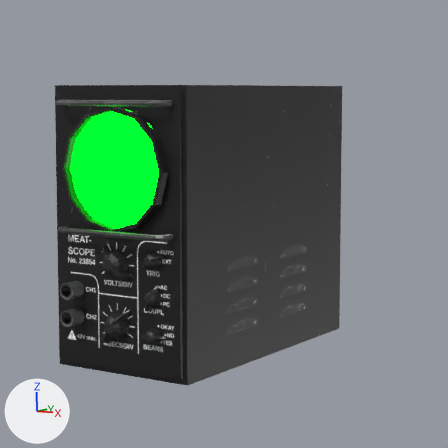
The Blender file Assets/Models/blend/scope.blend as it was, and as the next commit left it.
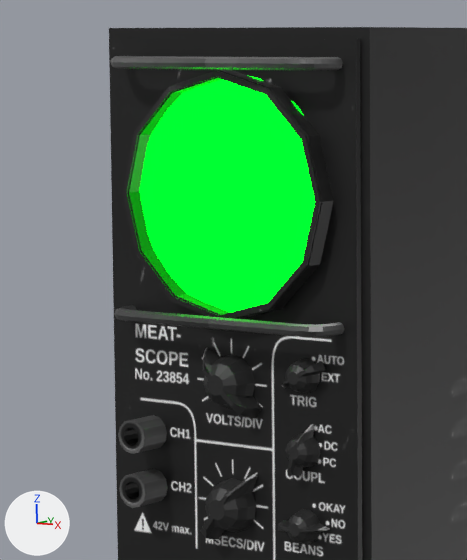
The first picture shows the older version from the file's camera 'Camera'. The close-ups show both versions on the part from 0% to 53% of the width and 16% to 79% of the height of that picture; other places that the commit changed are outside them. Lighting does not change. The marker at lower left points along +X, +Y and +Z.
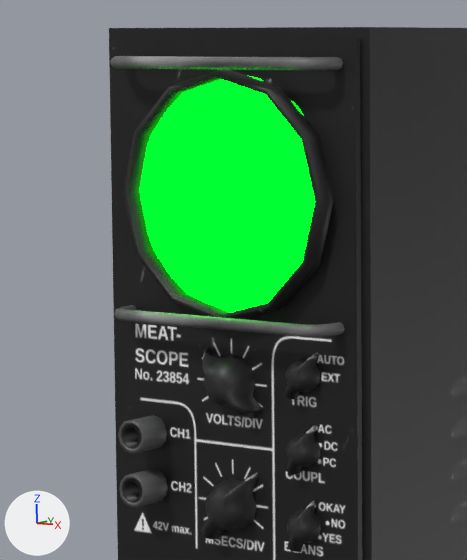
Location of each change, [x1, y1, x2, y2] in pixels of the close-ups (467 x 560 px):
part 1 of me_cube_001, cut back: before [140, 56, 330, 544]; after [113, 53, 346, 556]
part 2 of me_cube_001, surface changed: [113, 56, 344, 392] in both
part 3 of me_cube_001, shading changed: [121, 69, 334, 511] in both

The edits, one by one:
me_cube_001 is used by ob_cube; location (0.0, 0.0, 0.0).
me_cube_001 had 1355 vertices, 1276 faces and spanned x -0.104..0.104, y -0.234..0.209, z -0.185..0.185.
me_cube_001 now has 1098 vertices, 1023 faces and spans x -0.104..0.104, y -0.234..0.209, z -0.185..0.185.
me_cube_001 part 1: 96 vertices moved from x 0.04..0.071, y -0.223..-0.207, z -0.138..-0.021 to x 0.046..0.069, y -0.223..-0.207, z -0.144..-0.016; 370 vertices removed from x -0.044..0.076, y -0.234..-0.207, z -0.135..0.167; 113 vertices added at x -0.104..0.104, y -0.223..0.205, z -0.185..0.185.
me_cube_001 part 2: 425 kept faces spanning x -0.088..0.088, y -0.234..-0.195, z -0.144..0.167 get new texture (UV) coordinates.
me_cube_001 part 3: 789 kept faces spanning x -0.088..0.088, y -0.234..-0.193, z -0.145..0.167 are now shaded smooth.
